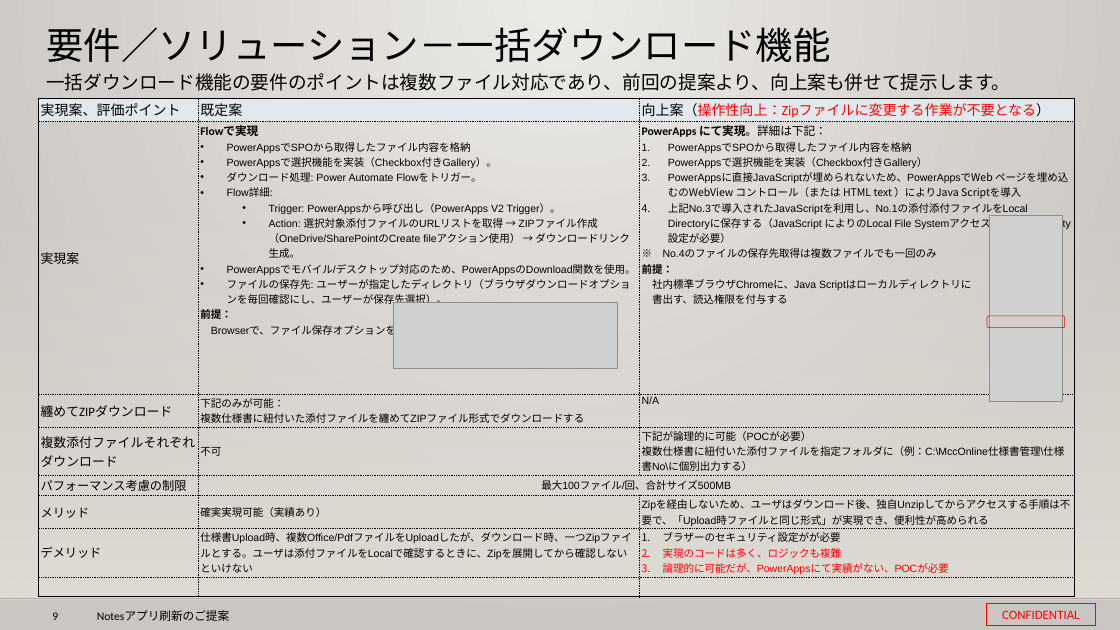
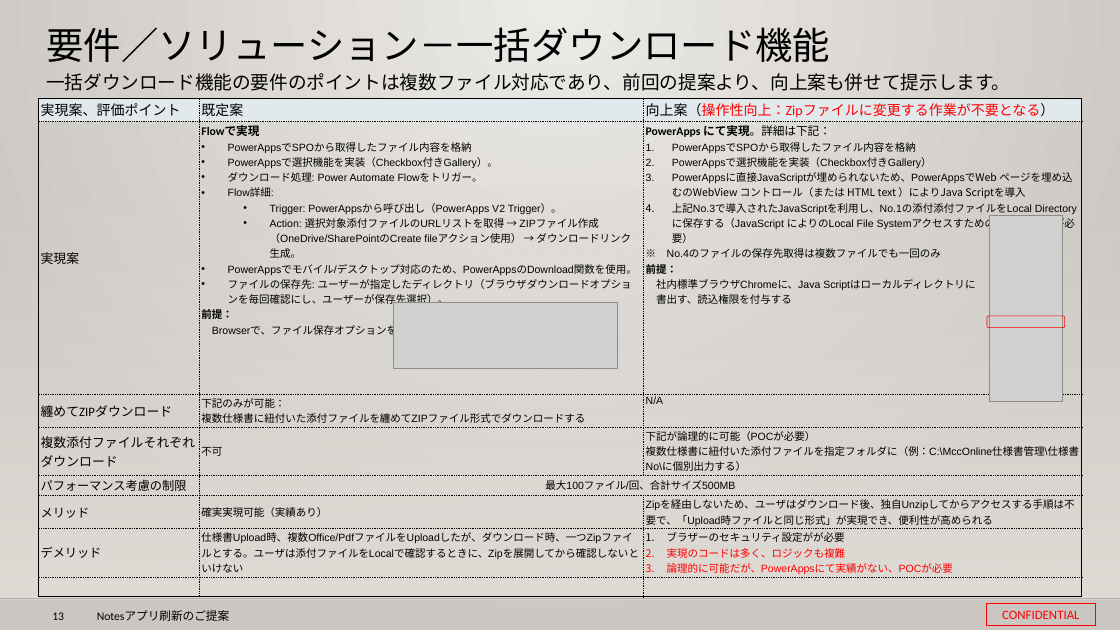
Before and after one commit to 0494938/Notes--CMS-Online, a slide deck: slide 13 of Notesアプリ刷新プロジェクト提案見積もり.v3.pptx (slide 9 before the commit). Drawn at 1120x630 pixels with LibreOffice and Linux fonts; fonts in the diff are those of the drawing; grey boxes stand for pictures; background and template pictures are left out. Boxes give left, top, right and bottom in pixels: in the first picture for what was removed or moved away, otherwise in the second. Text is boxed around its words. In the diff, an @@ line names an element or a change of style, - is before the commit and + after.

```diff
--- a/Notesアプリ刷新プロジェクト提案見積もり.v3.pptx
+++ b/Notesアプリ刷新プロジェクト提案見積もり.v3.pptx
@@ table resized from (x1=38, y1=98, x2=1075, y2=578) to (x1=38, y1=98, x2=1082, y2=578) @@
@@ page number at (x1=52, y1=612, x2=64, y2=620): text changed @@
-9
+13
```
Also in this commit, not shown: 6 other slides changed, 2 slides added.
